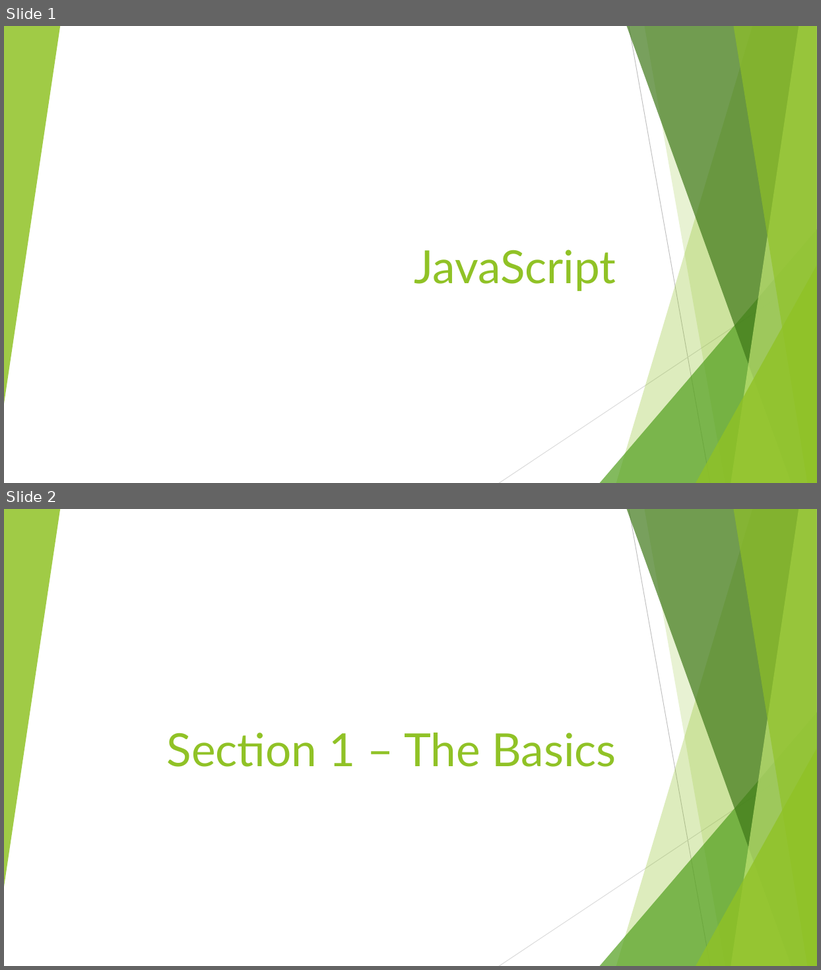
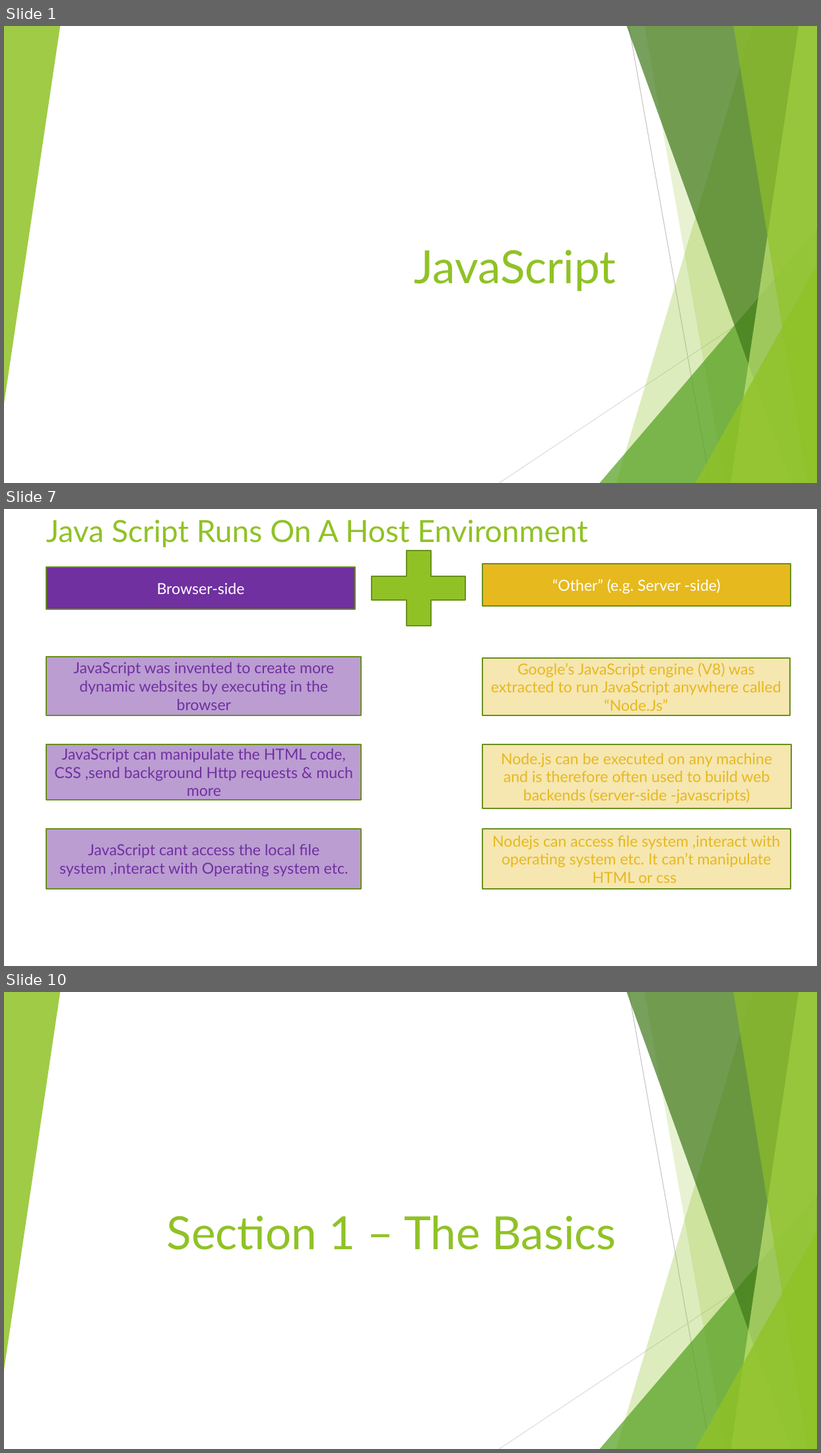
Before and after one commit to rudhrainfogain/JavaScript, a slide deck: PPT/JavaScriptTraining.pptx. Shown one above the other, each under a label of ours: slides 1 and 2 before the commit, slides 1, 7 and 10 after it; the slides between them are not shown. The pictures are 821x970 and 821x1453 pixels, drawn with LibreOffice and Linux fonts; fonts in the diff are those of the drawing. Boxes give left, top, right and bottom in pixels: in the first picture for what was removed or moved away, otherwise in the second. Text is boxed around its words. In the diff, an @@ line names an element or a change of style, - is before the commit and + after.

```diff
--- a/PPT/JavaScriptTraining.pptx
+++ b/PPT/JavaScriptTraining.pptx
@@ slide 7 added at box(4, 509, 817, 966), background #FFFFFF @@
@@ title added at box(46, 520, 588, 547), 36 pt, text #90C226 @@
+Java Script Runs On A Host Environment
@@ plus sign added at box(354, 537, 482, 640), fill #90C226, outline #6B901C 1.5 pt @@
@@ rectangle added at box(47, 567, 355, 609), fill #7030A0, outline #6B901C 1.5 pt, 18 pt, text #FFFFFF @@
+Browser-side
@@ rectangle added at box(482, 564, 791, 606), fill #E6B91E, outline #6B901C 1.5 pt, 18 pt, text #FFFFFF @@
+“Other” (e.g. Server -side)
@@ rectangle added at box(47, 657, 362, 716), fill #7030A0 at 47% opacity, outline #6B901C 1.5 pt, 18 pt, text #7030A0 @@
+JavaScript was invented to create more dynamic websites by executing in the browser
@@ rectangle added at box(482, 658, 790, 716), fill #F0D578 at 58% opacity, outline #6B901C 1.5 pt, 18 pt, text #E6B91E @@
+Google’s JavaScript engine (V8) was extracted to run JavaScript anywhere called “Node.Js”
@@ rectangle added at box(47, 745, 362, 800), fill #7030A0 at 47% opacity, outline #6B901C 1.5 pt, 18 pt, text #7030A0 @@
+JavaScript can manipulate the HTML code, CSS ,send background Http requests & much more
@@ rectangle added at box(482, 745, 791, 809), fill #F0D578 at 58% opacity, outline #6B901C 1.5 pt, 18 pt, text #E6B91E @@
+Node.js can be executed on any machine and is therefore often used to build web backends (server-side -javascripts)
@@ rectangle added at box(47, 829, 362, 889), fill #7030A0 at 47% opacity, outline #6B901C 1.5 pt, 18 pt, text #7030A0 @@
+JavaScript cant access the local file system ,interact with Operating system etc.
@@ rectangle added at box(482, 829, 791, 889), fill #F0D578 at 58% opacity, outline #6B901C 1.5 pt, 18 pt, text #E6B91E @@
+Nodejs can access file system ,interact with operating system etc. It can’t manipulate HTML or css
@@ what was slide 2 is now slide 10 @@
```
Also in this commit, not shown: 14 other slides added, 2 other files.
